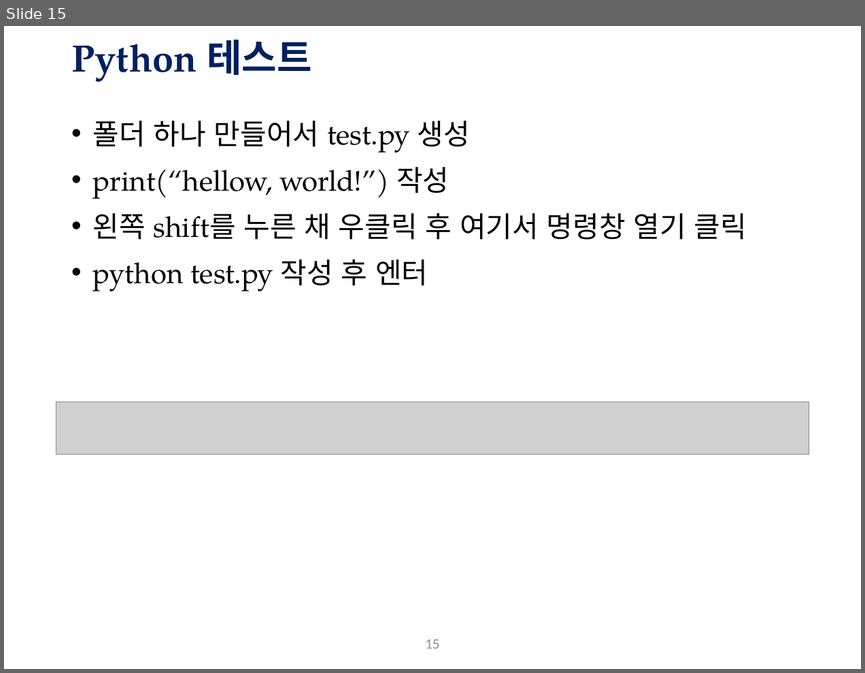
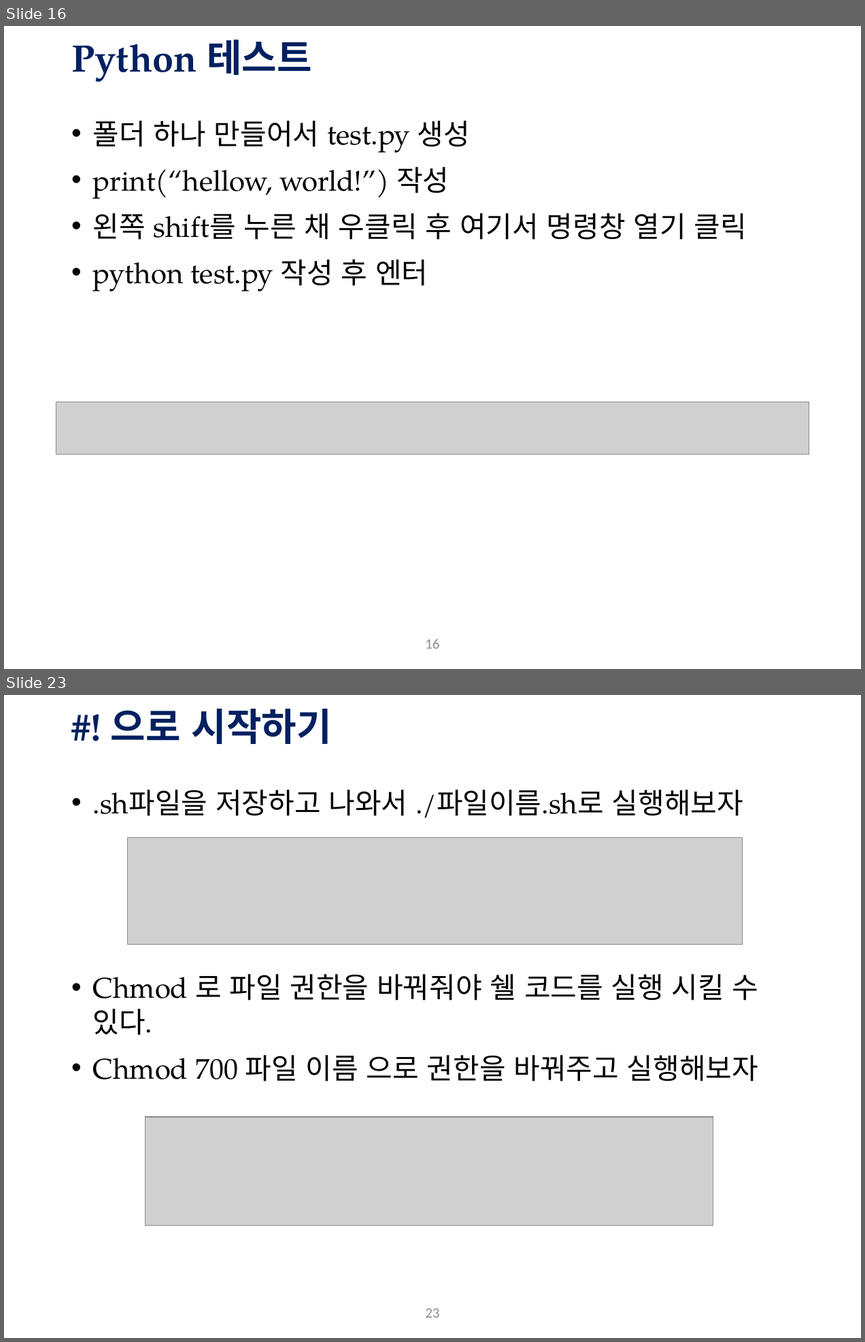
Before and after one commit to Hagazzusa/gykim.github.io, a slide deck: data/ot&env.pptx. Shown one above the other, each under a label of ours: slide 15 before the commit, slides 16 and 23 after it; the slides between them are not shown. The pictures are 865x673 and 865x1342 pixels, drawn with LibreOffice and Linux fonts; fonts in the diff are those of the drawing; grey boxes stand for pictures; background and template pictures are left out. Boxes give left, top, right and bottom in pixels: in the first picture for what was removed or moved away, otherwise in the second. Text is boxed around its words. In the diff, an @@ line names an element or a change of style, - is before the commit and + after.

```diff
--- a/data/ot&env.pptx
+++ b/data/ot&env.pptx
@@ slide 23 added at (4, 695, 861, 1338), background #FFFFFF; not listed: 1 template element that a slide beside it also shows @@
@@ title added at (111, 709, 332, 744), 32 pt, text #002060, bold @@
+#! 으로 시작하기
@@ text added at (93, 790, 759, 1081), 24 pt, text #000000 @@
+• .sh파일을 저장하고 나와서 ./파일이름.sh로 실행해보자
+• Chmod 로 파일 권한을 바꿔줘야 쉘 코드를 실행 시킬 수 있다.
+• Chmod 700 파일 이름 으로 권한을 바꿔주고 실행해보자
@@ picture added at (127, 837, 742, 943) @@
@@ picture added at (145, 1117, 713, 1225) @@
@@ what was slide 15 is now slide 16 @@
@@ page number at (425, 639, 439, 648): text changed @@
-15
+16
```
Also in this commit, not shown: 3 slides changed, 13 other slides added, 1 slide removed.
